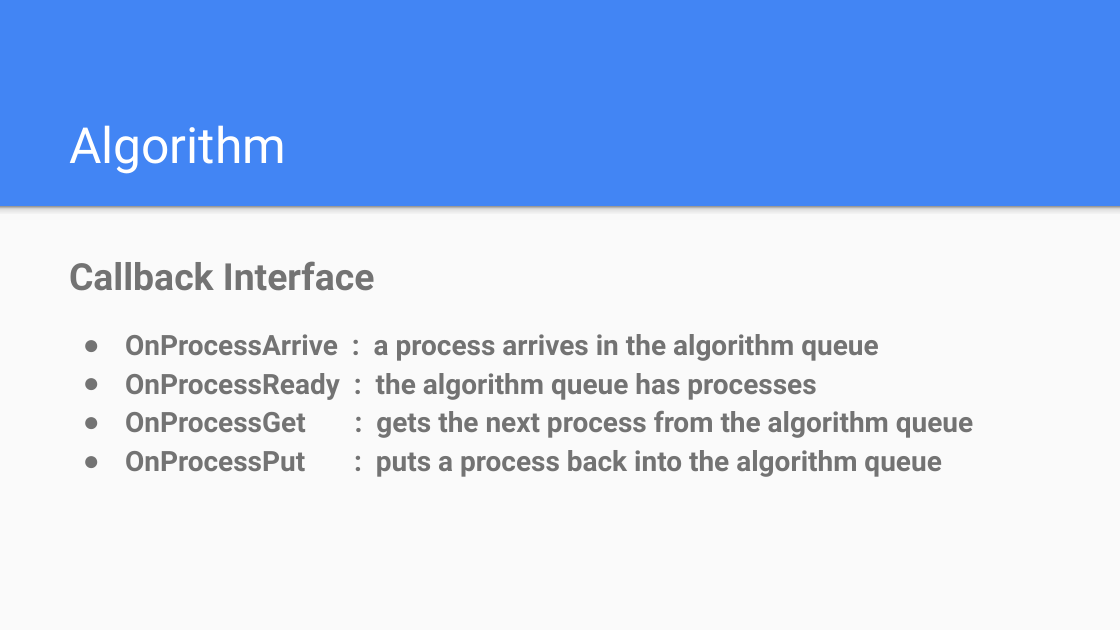
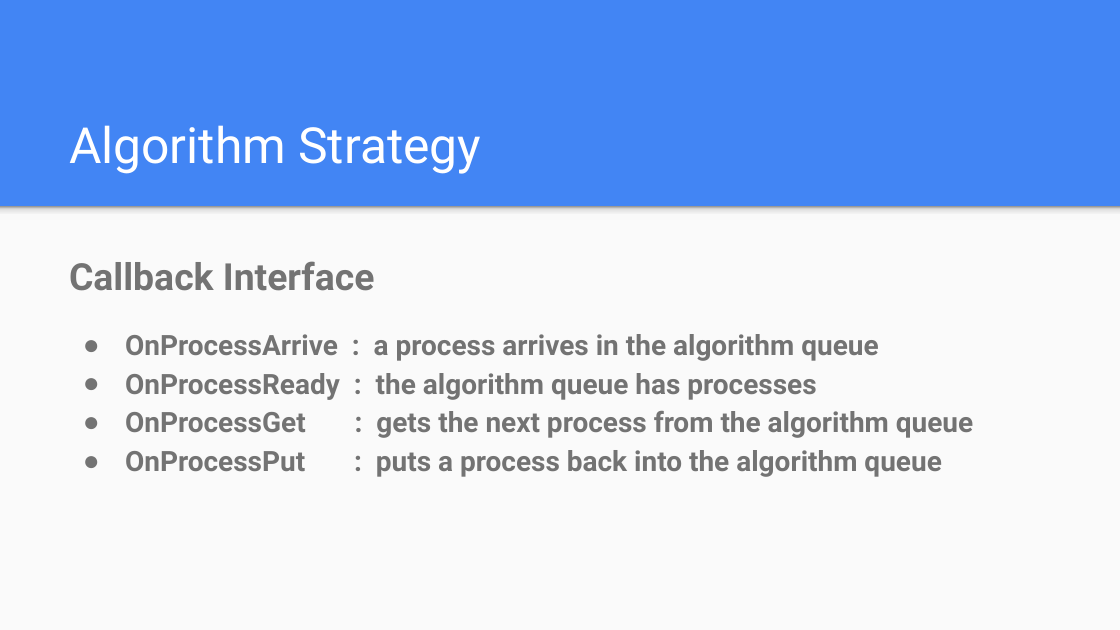
Before and after one commit to ryjen/scheduling-algos, a slide deck: slide 6 of scheduling/slides.pptx. Drawn at 1120x630 pixels with LibreOffice and Linux fonts; fonts in the diff are those of the drawing. Boxes give left, top, right and bottom in pixels: in the first picture for what was removed or moved away, otherwise in the second. Text is boxed around its words. In the diff, an @@ line names an element or a change of style, - is before the commit and + after.

```diff
--- a/scheduling/slides.pptx
+++ b/scheduling/slides.pptx
@@ title at [69, 125, 481, 174]: text changed @@
-Algorithm
+Algorithm Strategy
```
Also in this commit, not shown: 5 other slides changed, 1 other file.
